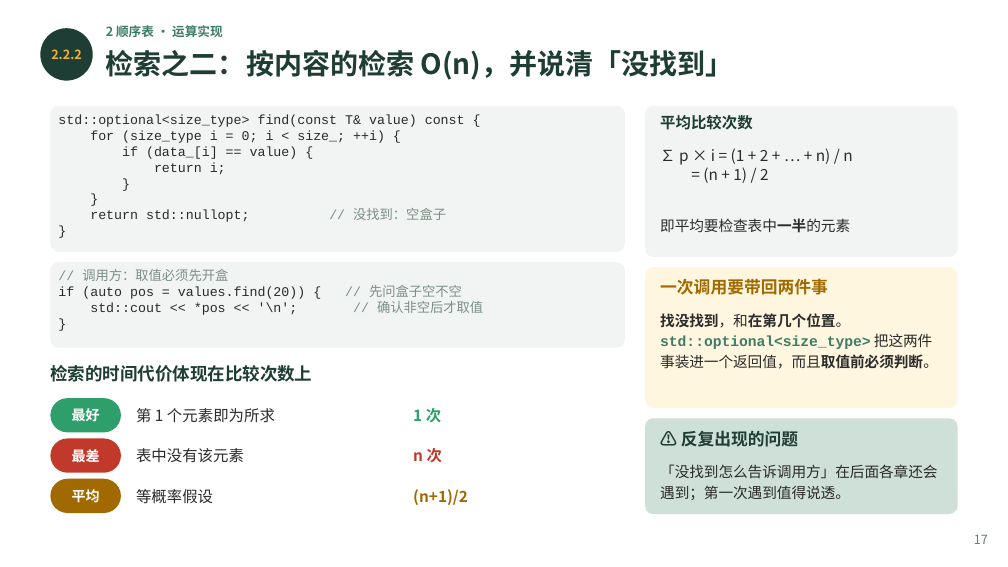
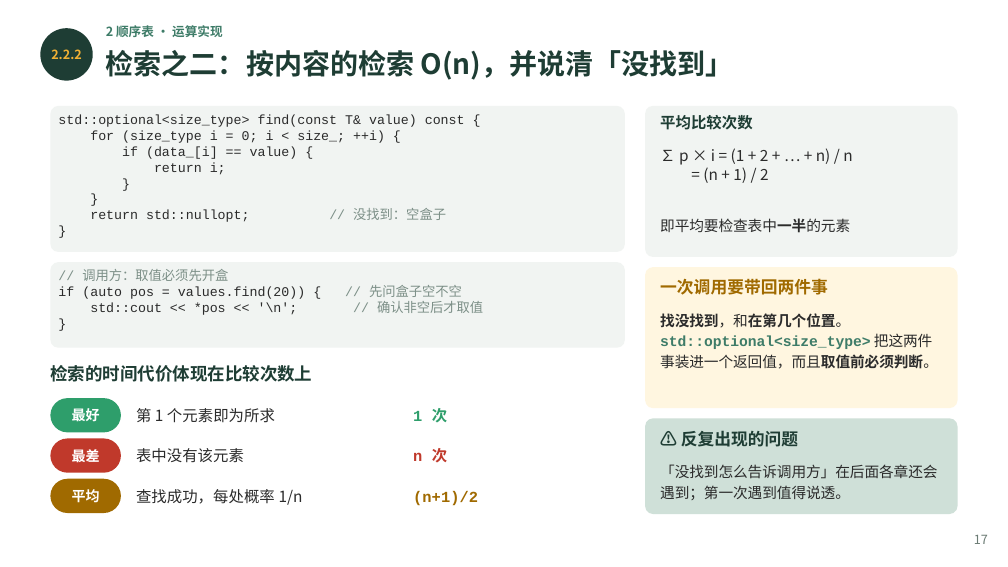
Before and after one commit to GMyhf/2026fall-cs201cq, a slide deck: slide 17 of courseware/202609_DSA_02_Linear_List.pptx. Drawn at 1008x567 pixels with LibreOffice and Linux fonts; fonts in the diff are those of the drawing. Boxes give left, top, right and bottom in pixels: in the first picture for what was removed or moved away, otherwise in the second. Text is boxed around its words. In the diff, an @@ line names an element or a change of style, - is before the commit and + after.

```diff
--- a/courseware/202609_DSA_02_Linear_List.pptx
+++ b/courseware/202609_DSA_02_Linear_List.pptx
@@ font Noto Sans CJK SC to Courier New in 3 elements at box(413, 408, 447, 422), box(413, 448, 447, 462), box(413, 491, 478, 506) @@
@@ text at box(136, 489, 303, 505): text changed @@
-等概率假设
+查找成功，每处概率 1/n
```
Also in this commit, not shown: 9 other slides changed.
